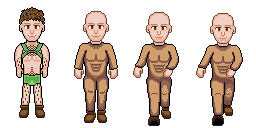
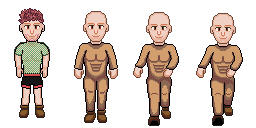
Layered file, before and after one edit (256 x 128). Changes by layer:
added layer "red hair" in group "standing" over [18, 8, 44, 41]
renamed "hair" to "hair brown", hid it over [17, 7, 47, 103]
added layer "netzhemd" in group "standing" over [14, 42, 50, 74]
added layer "black" in group "standing" over [21, 73, 43, 89]
renamed "speedo" to "speedo green", hid it over [21, 43, 43, 86]
